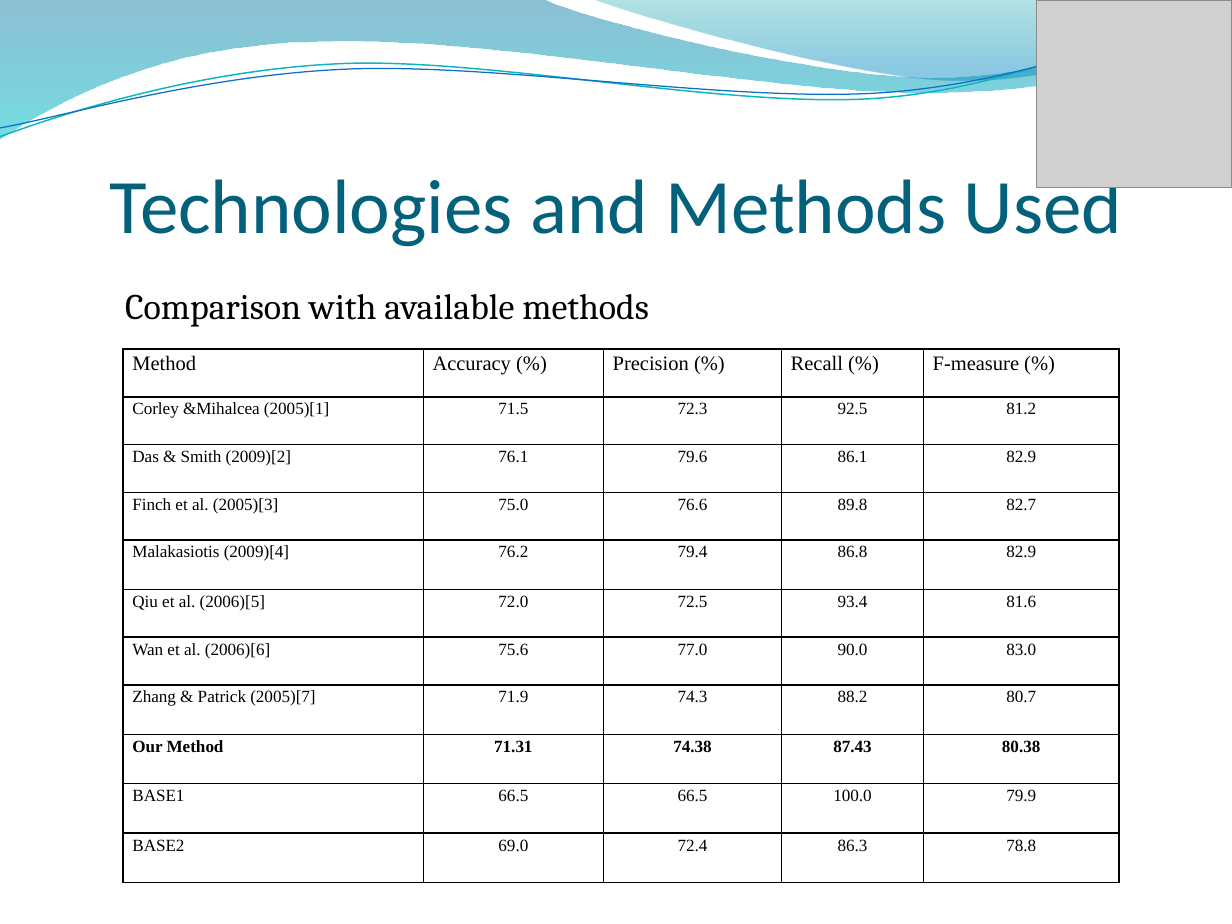
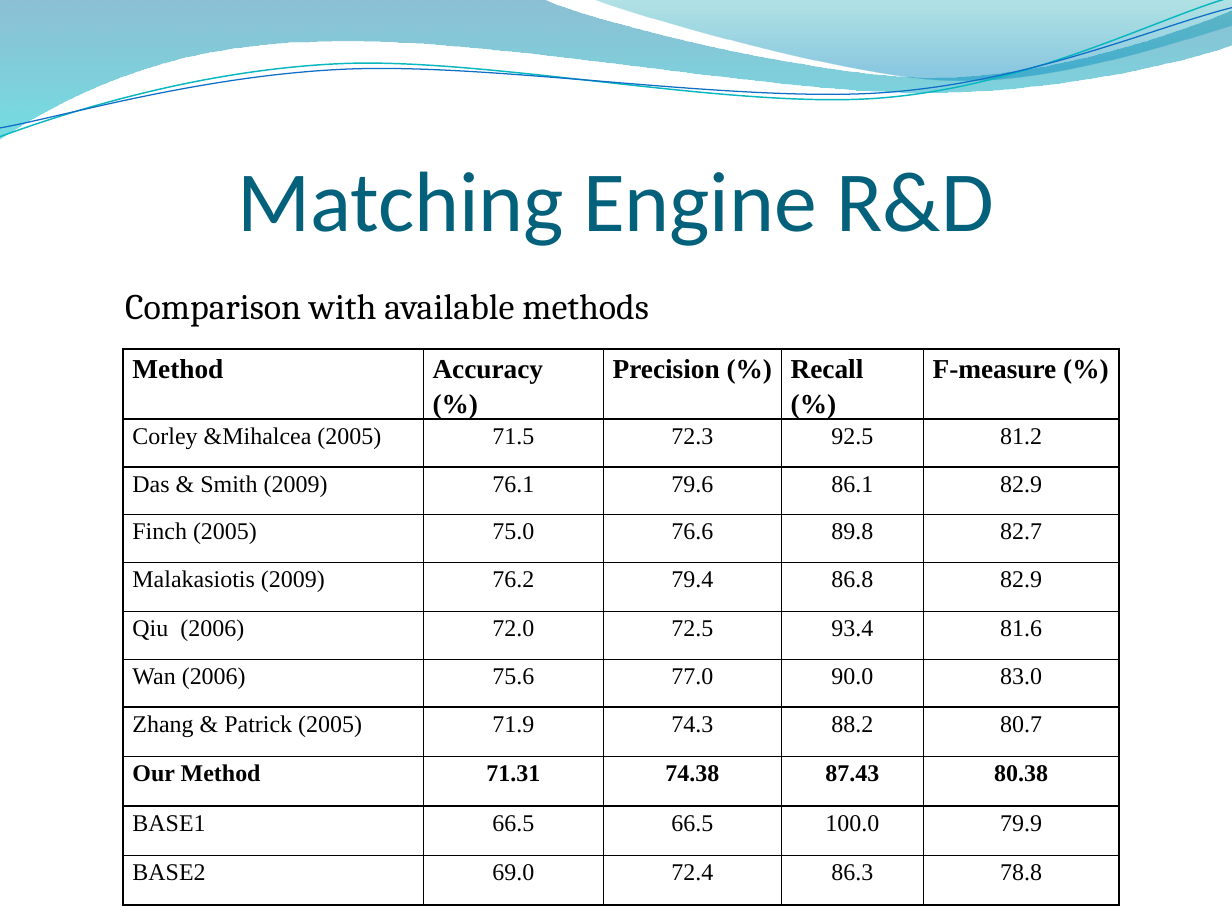
Before and after one commit to RizwanSaeedi/project-plagiabust, a slide deck: slide 29 of project docs/Final Presentation.pptx (slide 25 before the commit). Drawn at 1232x924 pixels with LibreOffice and Linux fonts; fonts in the diff are those of the drawing; grey boxes stand for pictures; background and template pictures are left out. Boxes give left, top, right and bottom in pixels: in the first picture for what was removed or moved away, otherwise in the second. Text is boxed around its words. In the diff, an @@ line names an element or a change of style, - is before the commit and + after.

```diff
--- a/project docs/Final Presentation.pptx
+++ b/project docs/Final Presentation.pptx
@@ picture removed at <box>1037,0,1232,187</box> @@
@@ title at <box>237,171,993,246</box>: text changed; size 45 to 50 pt @@
-Technologies and Methods Used
+Matching Engine R&D
@@ table at <box>123,349,1120,910</box> @@
-row 2, column 1: Corley &Mihalcea (2005)[1]
+row 2, column 1: Corley &Mihalcea (2005)
-row 3, column 1: Das & Smith (2009)[2]
+row 3, column 1: Das & Smith (2009)
-row 4, column 1: Finch et al. (2005)[3]
+row 4, column 1: Finch (2005)
-row 5, column 1: Malakasiotis (2009)[4]
+row 5, column 1: Malakasiotis (2009)
-row 6, column 1: Qiu et al. (2006)[5]
+row 6, column 1: Qiu (2006)
-row 7, column 1: Wan et al. (2006)[6]
+row 7, column 1: Wan (2006)
-row 8, column 1: Zhang & Patrick (2005)[7]
+row 8, column 1: Zhang & Patrick (2005)
@@ size 12 to 16 pt, bold on in "Method", "Accuracy (%)", "Precision (%)", "Recall (%)" and 1 more places @@
@@ size 10 to 14 pt in "71.5", "72.3", "92.5", "81.2" and 39 more places @@
```
Also in this commit, not shown: 24 other slides changed, 14 slides added, 8 slides removed.
